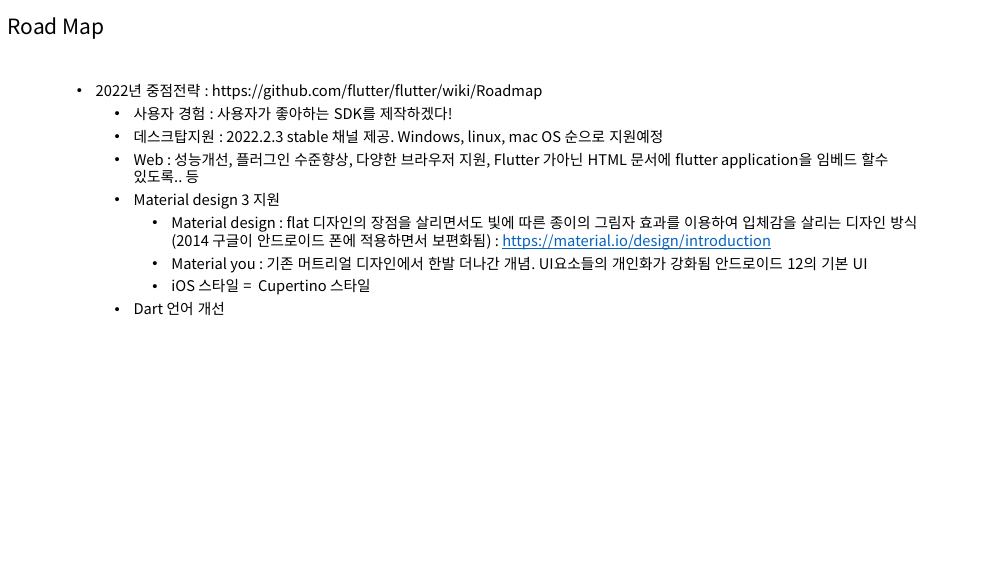
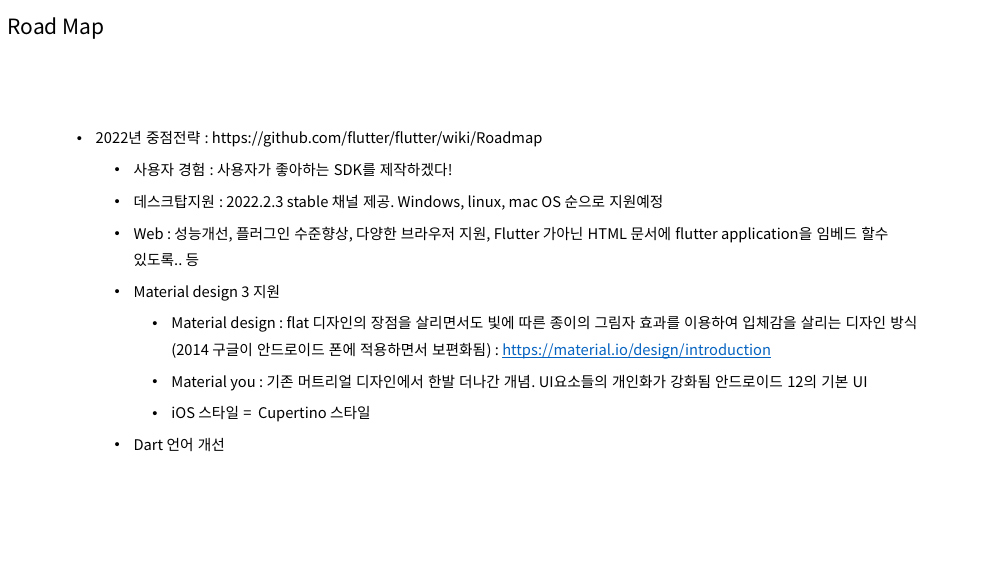
Before and after one commit to hongjaikim/lecture, a slide deck: slide 7 of flutter/Google_Flutter_-2.pptx. Drawn at 1008x567 pixels with LibreOffice and Linux fonts; fonts in the diff are those of the drawing. Boxes give left, top, right and bottom in pixels: in the first picture for what was removed or moved away, otherwise in the second. Text is boxed around its words. In the diff, an @@ line names an element or a change of style, - is before the commit and + after.

```diff
--- a/flutter/Google_Flutter_-2.pptx
+++ b/flutter/Google_Flutter_-2.pptx
@@ text "2022년 중점전략 : https://github.com/flutter/flutter/wiki/Roadmap": place and size @@
-text "2022년 중점전략 : https://github.com/flutter/flutter/wiki/Roadmap" at bbox=[96, 84, 917, 315]
+text "2022년 중점전략 : https://github.com/flutter/flutter/wiki/Roadmap" at bbox=[96, 131, 917, 451]
@@ text "2022년 중점전략 : https://github.com/flutter/flutter/wiki/Roadmap" at bbox=[96, 131, 917, 451]: line spacing 1 to 1.5 @@
```
Also in this commit, not shown: 25 other slides changed, 6 slides added, 3 other files.
